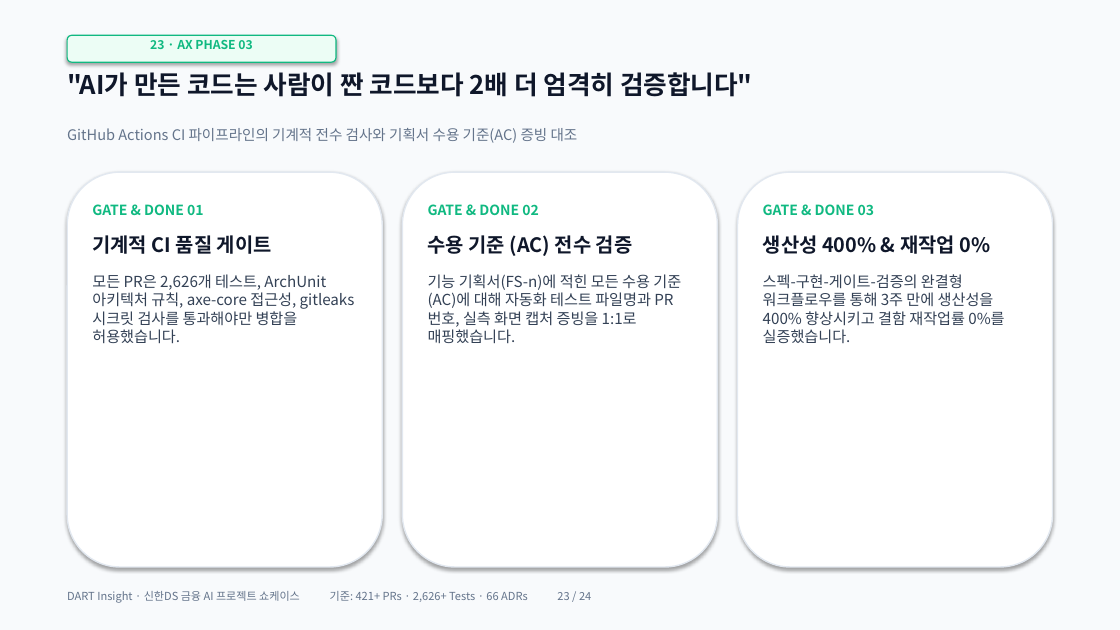
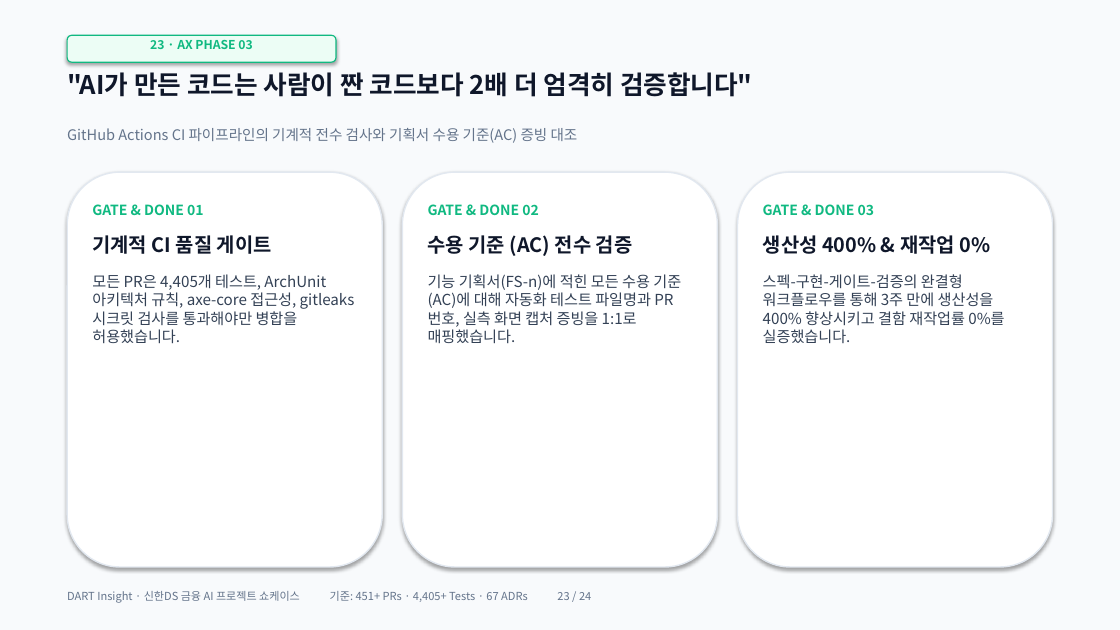
Before and after one commit to ShinhanDSProject/dart-insight, a slide deck: slide 23 of frontend/public/easter/DART_Insight_Presentation.pptx. Drawn at 1120x630 pixels with LibreOffice and Linux fonts; fonts in the diff are those of the drawing. Boxes give left, top, right and bottom in pixels: in the first picture for what was removed or moved away, otherwise in the second. Text is boxed around its words. In the diff, an @@ line names an element or a change of style, - is before the commit and + after.

```diff
--- a/frontend/public/easter/DART_Insight_Presentation.pptx
+++ b/frontend/public/easter/DART_Insight_Presentation.pptx
@@ text at (92, 274, 355, 344): text changed @@
-모든 PR은 2,626개 테스트, ArchUnit 아키텍처 규칙, axe-core 접근성, gitleaks 시크릿 검사를 통과해야만 병합을 허용했습니다.
+모든 PR은 4,405개 테스트, ArchUnit 아키텍처 규칙, axe-core 접근성, gitleaks 시크릿 검사를 통과해야만 병합을 허용했습니다.
@@ text at (67, 591, 591, 603): text changed @@
-DART Insight · 신한DS 금융 AI 프로젝트 쇼케이스 기준: 421+ PRs · 2,626+ Tests · 66 ADRs 23 / 24
+DART Insight · 신한DS 금융 AI 프로젝트 쇼케이스 기준: 451+ PRs · 4,405+ Tests · 67 ADRs 23 / 24
```
Also in this commit, not shown: 23 other slides changed, 1 other file.
